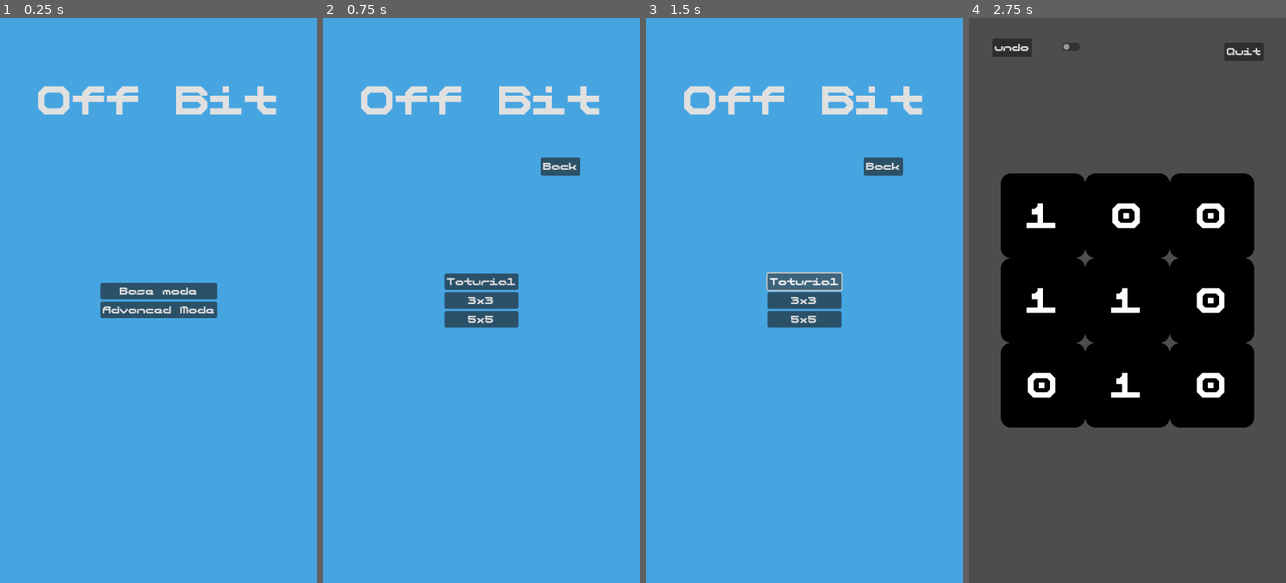
Above: before the commit, frames 1-4 (left to right).
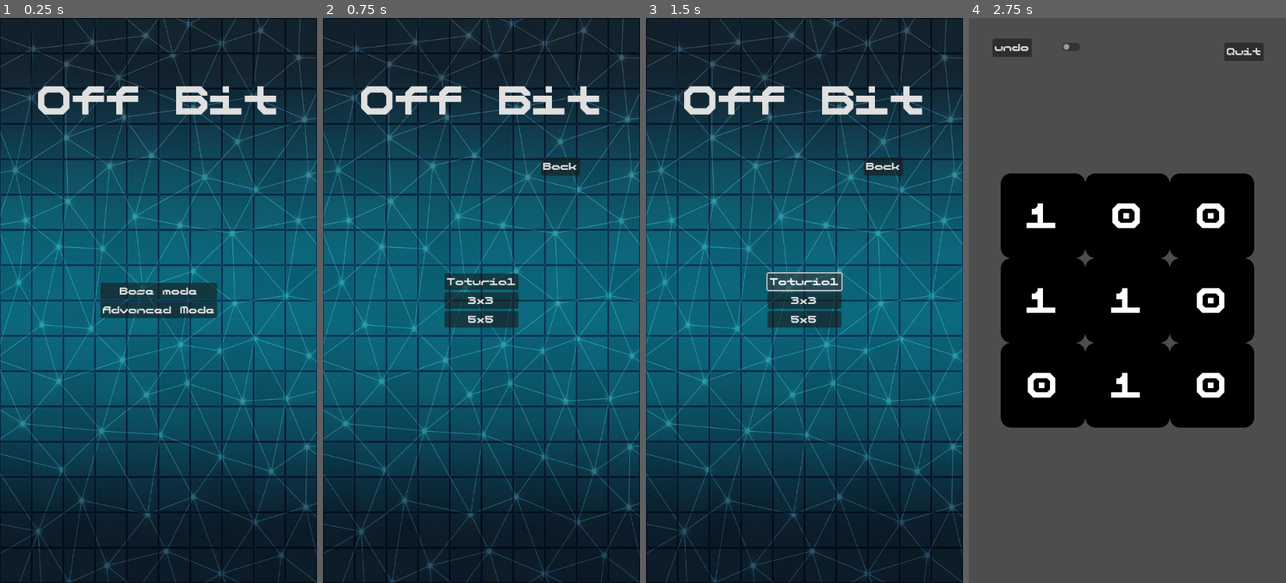
Above: after the commit, the same moments.

Repository: SytonK/off-bit
Game: Godot game, scene res://scenes/UI/menus/main menu/main_menu.tscn
The game is run twice, just before and just after one commit, with the same random seed, the same clock (stepped at 60 frames per second) and the same inputs.
Inputs:
- Up to frame 1 (0.25 s): no input
- Up to frame 2 (0.75 s): click "Base mode" at 0.5 s
- Up to frame 3 (1.5 s): click "Toturial" at 1.25 s
- Up to frame 4 (2.75 s): click "3x3" at 2 s

The runs differ from the first frame. In frame 1, 98% of the frame differs, in the area x 0-100%, y 0-100%; in frame 2, 98%; in frame 3, 98%; in frame 4, nothing differs.

Commit message:
feat/main menu background

Diff:
--- a/scenes/UI/menus/main menu/main_menu.tscn
+++ b/scenes/UI/menus/main menu/main_menu.tscn
@@ -1,13 +1,24 @@
-[gd_scene load_steps=4 format=3 uid="uid://dspvwnb0tiyjg"]
+[gd_scene load_steps=5 format=3 uid="uid://dspvwnb0tiyjg"]
 
 [ext_resource type="PackedScene" uid="uid://dl15kh0veqeuc" path="res://scenes/UI/menus/base mode menu/base_mode_menu.tscn" id="1_3owgy"]
 [ext_resource type="Script" uid="uid://bsk1sjvowwt54" path="res://scripts/UI/menus/main menu/main_menu.gd" id="1_f6swy"]
+[ext_resource type="Texture2D" uid="uid://cbc6q81fku8u" path="res://assets/background.jpg" id="2_oubjp"]
 [ext_resource type="PackedScene" uid="uid://cybb6v2063up5" path="res://scenes/UI/menus/advanced mode menu/advanced_mode_menu.tscn" id="3_x7x50"]
 
 [node name="MainMenu" type="CanvasLayer"]
 script = ExtResource("1_f6swy")
 
+[node name="TextureRect" type="TextureRect" parent="."]
+anchors_preset = 15
+anchor_right = 1.0
+anchor_bottom = 1.0
+grow_horizontal = 2
+grow_vertical = 2
+texture = ExtResource("2_oubjp")
+expand_mode = 4
+
 [node name="ColorRect" type="ColorRect" parent="."]
+visible = false
 anchors_preset = 15
 anchor_right = 1.0
 anchor_bottom = 1.0
Binary file added: assets/background.jpg
Not shown, added: assets/background.jpg.import
